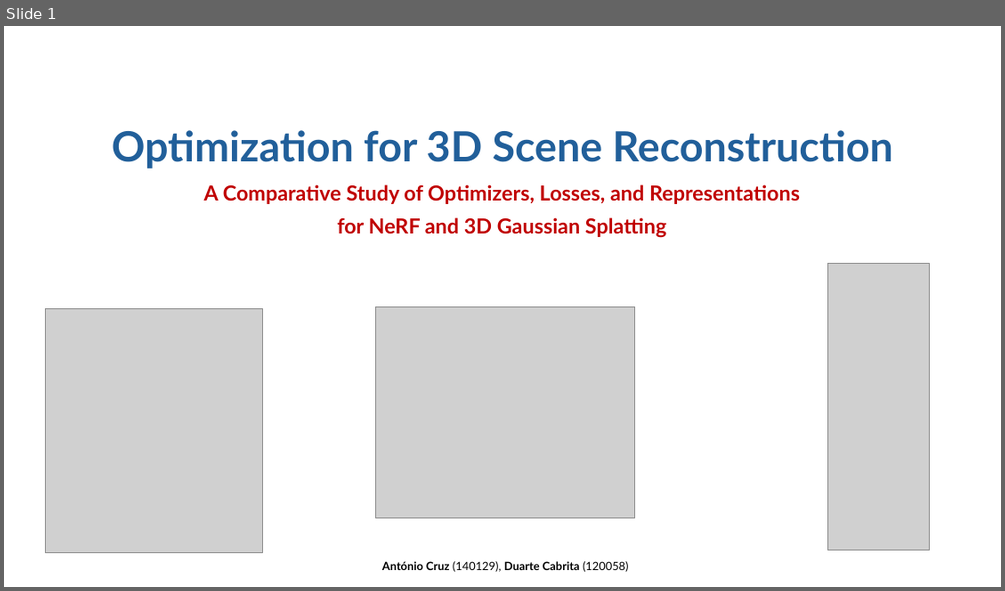
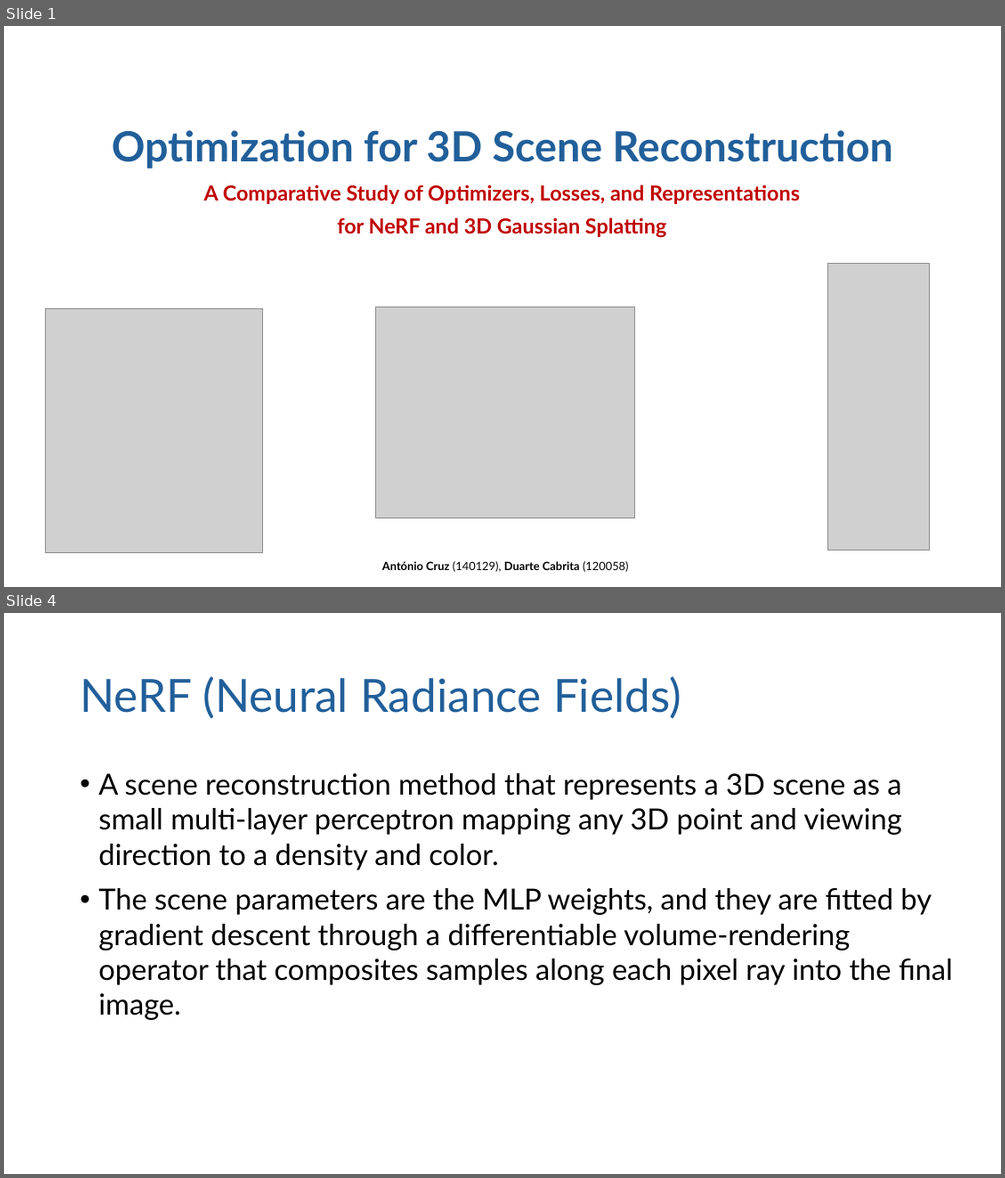
Before and after one commit to logus2k/co, a slide deck: documents/project_presentation.pptx. Shown one above the other, each under a label of ours: slide 1 before the commit, slides 1 and 4 after it; the slides between them are not shown. The pictures are 1005x591 and 1005x1178 pixels, drawn with LibreOffice and Linux fonts; fonts in the diff are those of the drawing; grey boxes stand for pictures; background and template pictures are left out. Boxes give left, top, right and bottom in pixels: in the first picture for what was removed or moved away, otherwise in the second. Text is boxed around its words. In the diff, an @@ line names an element or a change of style, - is before the commit and + after.

```diff
--- a/documents/project_presentation.pptx
+++ b/documents/project_presentation.pptx
@@ slide 4 added at <box>4,613,1001,1174</box>, background #FFFFFF @@
@@ title added at <box>80,676,681,719</box>, 44 pt, text #215F9A @@
+NeRF (Neural Radiance Fields)
@@ text added at <box>98,773,953,1020</box>, 28 pt, text #000000 @@
+• A scene reconstruction method that represents a 3D scene as a small multi-layer perceptron mapping any 3D point and viewing direction to a density and color.
+• The scene parameters are the MLP weights, and they are fitted by gradient descent through a differentiable volume-rendering operator that composites samples along each pixel ray into the final image.
```
Also in this commit, not shown: 4 slides changed, 3 other slides added.
